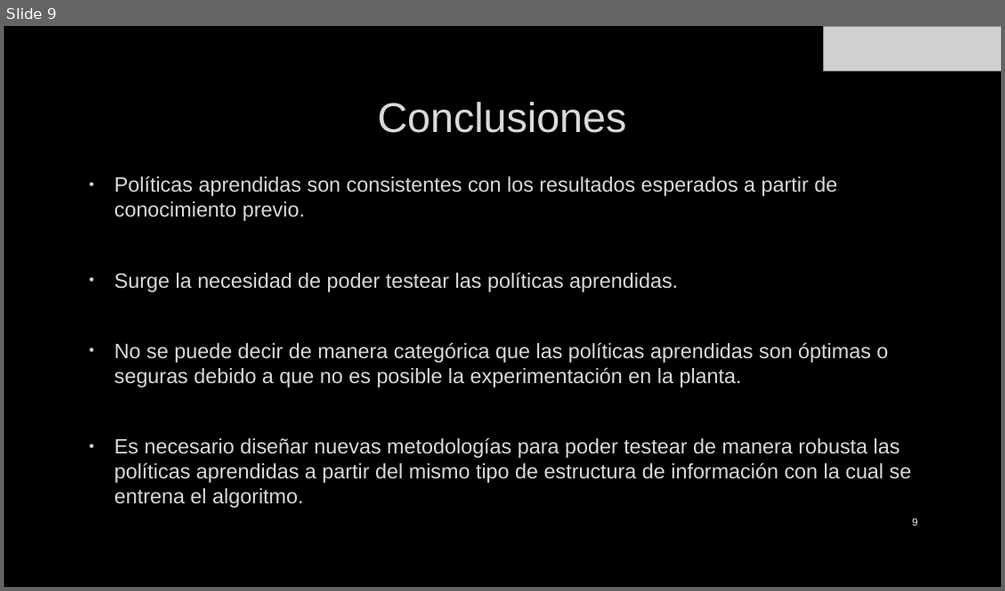
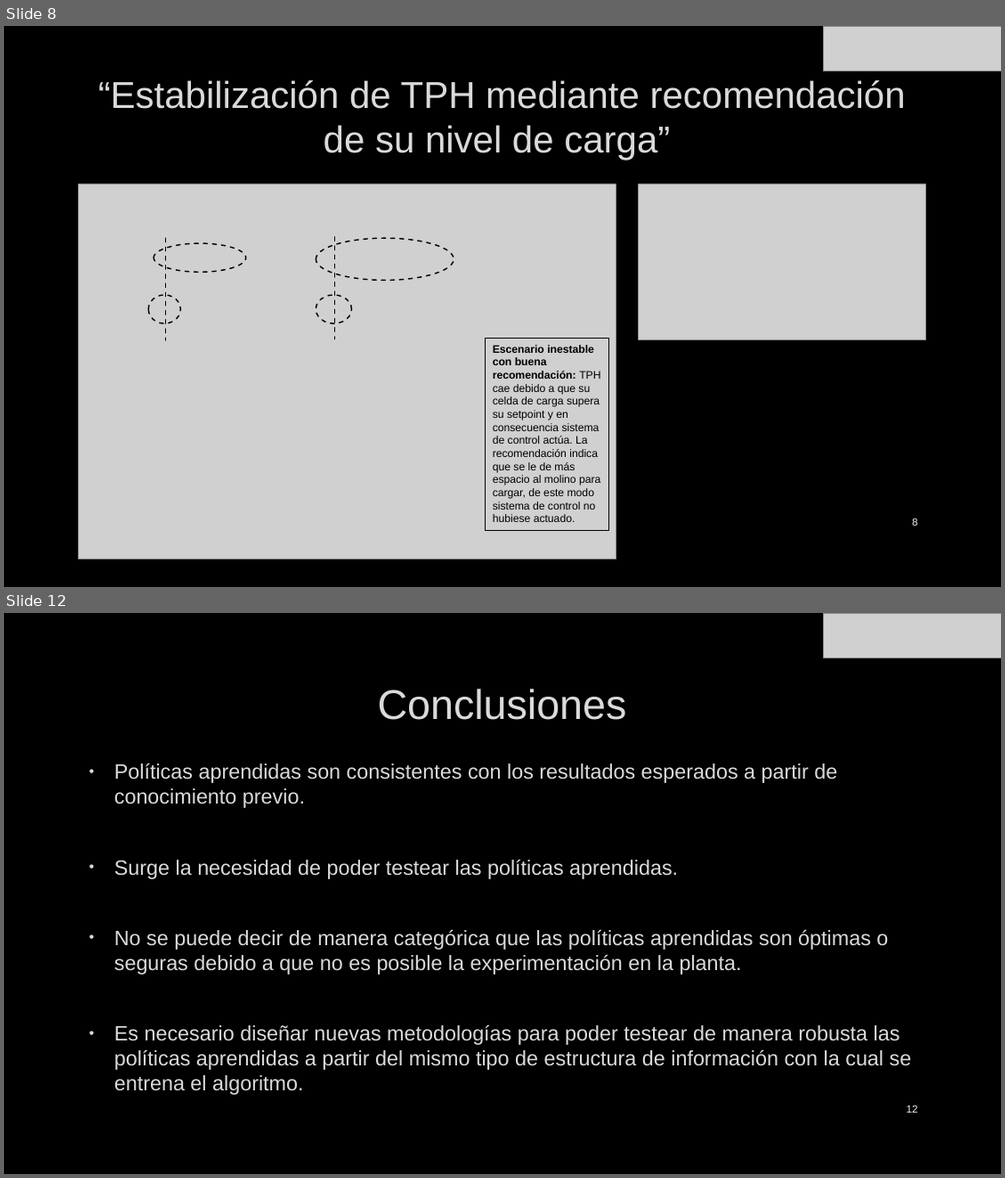
Before and after one commit to JLCdata/Reinforcement-Learning, a slide deck: Proyecto final - Offline Reinforcement Learning/Presentación final.pptx. Shown one above the other, each under a label of ours: slide 9 before the commit, slides 8 and 12 after it; the slides between them are not shown. The pictures are 1005x591 and 1005x1178 pixels, drawn with LibreOffice and Linux fonts; fonts in the diff are those of the drawing; grey boxes stand for pictures; background and template pictures are left out. Boxes give left, top, right and bottom in pixels: in the first picture for what was removed or moved away, otherwise in the second. Text is boxed around its words. In the diff, an @@ line names an element or a change of style, - is before the commit and + after.

```diff
--- a/Proyecto final - Offline Reinforcement Learning/Presentación final.pptx
+++ b/Proyecto final - Offline Reinforcement Learning/Presentación final.pptx
@@ slide 8 added at (4, 26, 1001, 587), background picture (left out) @@
@@ picture added at (824, 26, 1001, 70) @@
@@ title added at (98, 80, 906, 160), 36 pt, text #DADADA @@
+“Estabilización de TPH mediante recomendación de su nivel de carga”
@@ picture added at (79, 184, 615, 558) @@
@@ picture added at (639, 184, 926, 340) @@
@@ line added from (165, 239) to (165, 340), #000000 1.25 pt dashed @@
@@ ellipse added at (316, 239, 453, 281), outline #000000 1.25 pt dashed @@
@@ line added from (334, 237) to (334, 339), #000000 1.25 pt dashed @@
@@ ellipse added at (154, 244, 245, 272), outline #000000 1.25 pt dashed @@
@@ ellipse added at (148, 295, 180, 323), outline #000000 1.25 pt dashed @@
@@ ellipse added at (316, 295, 352, 323), outline #000000 1.25 pt dashed @@
@@ rectangle added at (485, 338, 609, 531), outline #000000 0.75 pt, 10.5 pt, text #000000 @@
+Escenario inestable con buena recomendación: TPH cae debido a que su celda de carga supera su setpoint y en consecuencia sistema de control actúa. La recomendación indica que se le de más espacio al molino para cargar, de este modo sistema de control no hubiese actuado.
@@ page number added at (912, 518, 917, 525), 10 pt, text #F2F2F2 @@
+8
@@ what was slide 9 is now slide 12 @@
@@ page number at (906, 1105, 918, 1112): text changed @@
-9
+12
```
Also in this commit, not shown: 7 slides changed, 2 other slides added, 8 other files.
